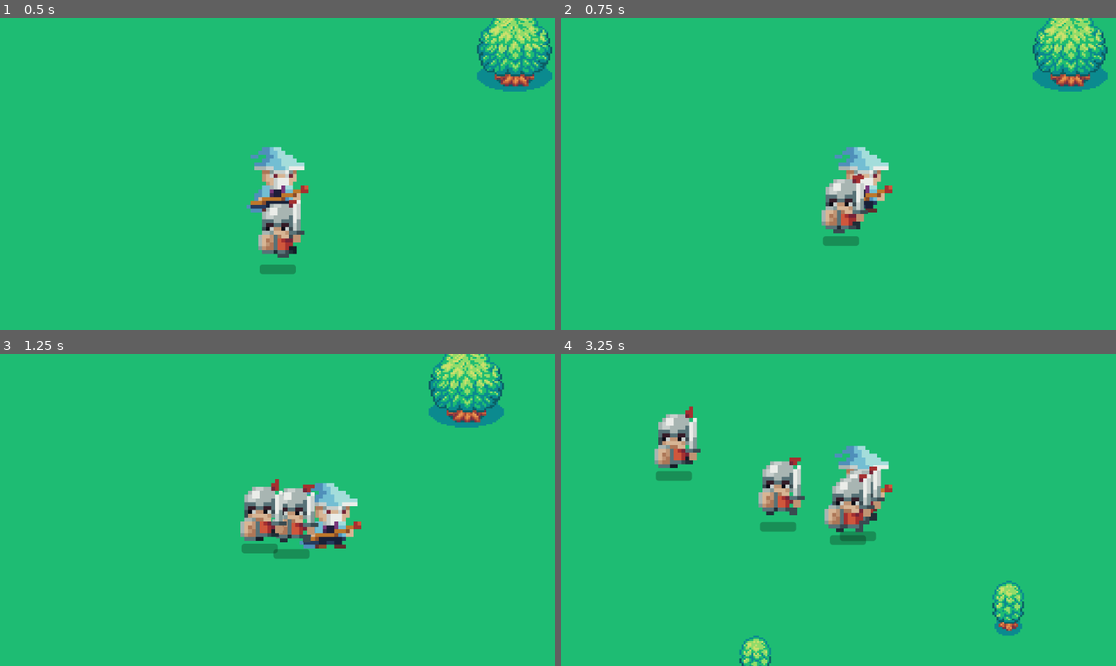
Above: before the commit, frames 1-4 (two rows, left to right).
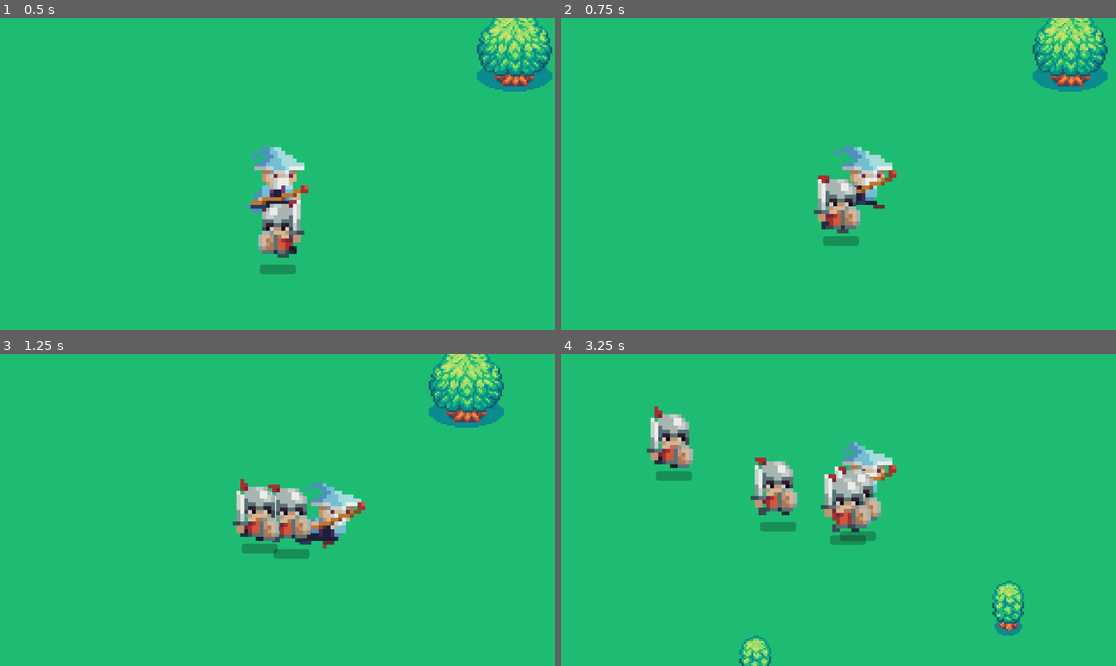
Above: after the commit, the same moments.

Repository: Luckac69/Congress_Application_Challenge_2023
Game: Godot game, scene res://World.tscn
Same seed, same stepped clock (60 frames per second), same inputs: the game is played once before the commit and once after it.
Inputs:
- Up to frame 1 (0.5 s): no input
- Up to frame 2 (0.75 s): hold D (right) from 0.53 s (still down)
- Up to frame 3 (1.25 s): keep holding D (right)
- Up to frame 4 (3.25 s): release D (right) at 1.28 s; hold S (down) 1.28-2.03 s; hold D (right) 2.03-2.78 s; hold W (up) from 2.78 s (still down)

Frame 1 is identical in both runs. In frame 2, 1.8% of the frame differs, in the area x 45-61%, y 41-70%; in frame 3, 2.9%; in frame 4, 4.3%, in the area x 15-61%, y 16-58%.

Commit message:
Added Enemy and Player Health  and Player Death
Detetced when player got hit by enemies and decreases hp. Player dies at 0 hp

Diff:
--- a/PreFabs/bad_guy_1.tscn
+++ b/PreFabs/bad_guy_1.tscn
@@ -9,24 +9,62 @@
 # var target = player
 @onready var animation = $AnimationPlayer
 @onready var target = $\"../Protaginast_guy\"
-var SPEED : float = 250
+@export var SPEED : float = 250
+@export var HEALTH : float = 100
+@export var DAMAGE : float = 15
+@export var EnemySprite : Sprite2D
+
+var player_inattack_zone = false
+var can_take_damage = true
+
 
 func _physics_process(delta):
+	deal_damage()
 	if target == null: target = get_tree().get_first_node_in_group(\"Player\")
 	if target != null:
 		animation.play(\"Walk\")
 		velocity = position.direction_to(target.position) * SPEED
+		if velocity.x > 1:
+			EnemySprite.flip_h = true
+		else:
+			EnemySprite.flip_h = false
 		move_and_slide()
 		#position += (target.position - position).normalized() * SPEED
 	# var player = get_parent().get_node(\"Protaginast_guy\")
 	# var target = player
 
+func update_health():
+	var healthbar = $HealthBar
 
-func _on_area_entered(area):
-	print(area.name)
+	healthbar.value = HEALTH
+
+	if HEALTH >= 100:
+		healthbar.visible = false
+	else:
+		healthbar.visible = true
 
 
+func _on_enemy_hitbox_area_entered(body):
+	if body.get_parent().has_method(\"Player\"):
+		player_inattack_zone = true
 
+func _on_enemy_hitbox_area_exited(body):
+	if body.get_parent().has_method(\"Player\"):
+		player_inattack_zone = false
+
+func deal_damage():
+	if player_inattack_zone == true:
+		if can_take_damage == true:
+			HEALTH = HEALTH - 20
+			update_health()
+			$DamageTakeCooldown.start()
+			can_take_damage = false
+			print(\"Enemy Health is \", HEALTH)
+			if HEALTH <= 0:
+				self.queue_free()
+
+func _on_damage_take_cooldown_timeout():
+	can_take_damage = true
 "
 
 [sub_resource type="Animation" id="Animation_22p5w"]
@@ -70,8 +108,9 @@
 [sub_resource type="CapsuleShape2D" id="CapsuleShape2D_jmwcj"]
 height = 32.6667
 
-[node name="Bad_guy_1" type="CharacterBody2D"]
+[node name="Bad_guy_1" type="CharacterBody2D" node_paths=PackedStringArray("EnemySprite")]
 script = SubResource("GDScript_vmnvc")
+EnemySprite = NodePath("RealDeal")
 metadata/_edit_group_ = true
 
 [node name="RealDeal" type="Sprite2D" parent="."]
@@ -85,10 +124,10 @@
 "": SubResource("AnimationLibrary_wpwl6")
 }
 
-[node name="Area2D" type="Area2D" parent="."]
+[node name="EnemyHitbox" type="Area2D" parent="."]
 script = ExtResource("2_1ml0n")
 
-[node name="Hitbox" type="CollisionShape2D" parent="Area2D"]
+[node name="Hitbox" type="CollisionShape2D" parent="EnemyHitbox"]
 position = Vector2(0, 6)
 scale = Vector2(3, 3)
 shape = SubResource("CapsuleShape2D_jmwcj")
@@ -113,4 +152,8 @@
 grow_vertical = 2
 show_percentage = false
 
-[connection signal="area_entered" from="Area2D" to="Area2D" method="_on_area_entered"]
+[node name="DamageTakeCooldown" type="Timer" parent="."]
+
+[connection signal="area_entered" from="EnemyHitbox" to="." method="_on_enemy_hitbox_area_entered"]
+[connection signal="area_exited" from="EnemyHitbox" to="." method="_on_enemy_hitbox_area_exited"]
+[connection signal="timeout" from="DamageTakeCooldown" to="." method="_on_damage_take_cooldown_timeout"]
--- a/PreFabs/protaginast_guy.tscn
+++ b/PreFabs/protaginast_guy.tscn
@@ -1,7 +1,7 @@
 [gd_scene load_steps=8 format=3 uid="uid://b5kb8m6wcp8br"]
 
 [ext_resource type="Script" path="res://Scripts/protaginast_guy.gd" id="1_gpdhi"]
-[ext_resource type="Texture2D" uid="uid://cwxwft34c6fyd" path="res://Artwork/Effects/wizard_idle-Sheet.png" id="2_od8m5"]
+[ext_resource type="Texture2D" uid="uid://bndt5y14kfhh8" path="res://Artwork/Enemies/wizard_sprite-Sheet.png" id="2_aaedg"]
 [ext_resource type="PackedScene" uid="uid://tm3lofwyxbms" path="res://PreFabs/trail_2d.tscn" id="3_m1w6j"]
 
 [sub_resource type="CircleShape2D" id="CircleShape2D_f8jt6"]
@@ -26,6 +26,21 @@
 
 [sub_resource type="Animation" id="Animation_d3s4r"]
 resource_name = "Walk"
+length = 1.75
+loop_mode = 1
+step = 0.05
+tracks/0/type = "value"
+tracks/0/imported = false
+tracks/0/enabled = true
+tracks/0/path = NodePath("Wizard:frame")
+tracks/0/interp = 1
+tracks/0/loop_wrap = true
+tracks/0/keys = {
+"times": PackedFloat32Array(0, 0.25, 0.5, 0.75, 1, 1.25, 1.5),
+"transitions": PackedFloat32Array(1, 1, 1, 1, 1, 1, 1),
+"update": 1,
+"values": [6, 7, 8, 9, 10, 10, 11]
+}
 
 [sub_resource type="AnimationLibrary" id="AnimationLibrary_a5ujs"]
 _data = {
@@ -37,8 +52,9 @@
 script = ExtResource("1_gpdhi")
 
 [node name="Wizard" type="Sprite2D" parent="."]
-texture = ExtResource("2_od8m5")
-hframes = 4
+texture = ExtResource("2_aaedg")
+hframes = 6
+vframes = 2
 
 [node name="Camera2D" type="Camera2D" parent="."]
 position_smoothing_enabled = true
@@ -46,10 +62,10 @@
 
 [node name="Trail2D" parent="." instance=ExtResource("3_m1w6j")]
 
-[node name="Area2D" type="Area2D" parent="."]
+[node name="PlayerHitbox" type="Area2D" parent="."]
 
-[node name="Attack_Collision" type="CollisionShape2D" parent="Area2D"]
-position = Vector2(5, -2)
+[node name="Attack_Collision" type="CollisionShape2D" parent="PlayerHitbox"]
+position = Vector2(4, 32)
 scale = Vector2(0.5, 0.5)
 shape = SubResource("CircleShape2D_f8jt6")
 debug_color = Color(0.988235, 0.113725, 0, 0.419608)
@@ -62,4 +78,9 @@
 
 [node name="regin_timer" type="Timer" parent="."]
 
+[node name="DamageTakeCooldown" type="Timer" parent="."]
+
+[connection signal="area_entered" from="PlayerHitbox" to="." method="_on_player_hitbox_area_entered"]
+[connection signal="area_exited" from="PlayerHitbox" to="." method="_on_player_hitbox_area_exited"]
 [connection signal="timeout" from="regin_timer" to="." method="_on_regin_timer_timeout"]
+[connection signal="timeout" from="DamageTakeCooldown" to="." method="_on_damage_take_cooldown_timeout"]
--- a/Scripts/protaginast_guy.gd
+++ b/Scripts/protaginast_guy.gd
@@ -2,19 +2,41 @@
 
 @onready var animation = $AnimationPlayer
 
-var health = 100
+var HEALTH = 100
+var can_take_damage = true
+var player_alive = true
+var enemy_in_attack_zone = false
 const SPEED = 300.0
 
 func _physics_process(delta):
+	#every frame these things run
+	deal_damage()
+	player_move()
+
+	#if player health is 0 then kill player
+	if HEALTH <= 0:
+		player_alive = false
+		HEALTH = 0
+		print("player killed")
+		self.queue_free()
+
+
+func player_move():
 	var yDirection = Input.get_axis("up","down")
+	var WizardSprite = $Wizard
 	if yDirection:
 		velocity.y = yDirection * SPEED
 	else:
 		velocity.y = move_toward(velocity.y,0,SPEED)
 
 	var xDirection = Input.get_axis("left", "right")
+
 	if xDirection:
 		velocity.x = xDirection * SPEED
+		if xDirection > 0:
+			WizardSprite.flip_h = false
+		else:
+			WizardSprite.flip_h = true
 	else:
 		velocity.x = move_toward(velocity.x, 0, SPEED)
 
@@ -29,16 +51,38 @@
 func update_health():
 	var healthbar = $healthbar
 
-	healthbar.value = health
+	healthbar.value = HEALTH
 
-	if health >= 100:
+	if HEALTH >= 100:
 		healthbar.visible = false
 	else:
 		healthbar.visible = true
 
 
 func _on_regin_timer_timeout():
-	if health < 100:
-		health = health + 5
-		if health > 100:
-			health = 100
+	if HEALTH < 100:
+		HEALTH = HEALTH + 5
+		if HEALTH > 100:
+			HEALTH = 100
+
+func _on_player_hitbox_area_entered(body):
+	print(body)
+	if body.get_parent().is_in_group("Enemy"):
+		enemy_in_attack_zone = true
+
+func _on_player_hitbox_area_exited(body):
+	if body.get_parent().is_in_group("Enemy"):
+		enemy_in_attack_zone = false
+
+func deal_damage():
+	if enemy_in_attack_zone == true:
+		if can_take_damage == true:
+			HEALTH = HEALTH - 20
+			$DamageTakeCooldown.start()
+			can_take_damage = false
+			print("Player Health is ", HEALTH)
+			if HEALTH <= 0:
+				self.queue_free()
+
+func _on_damage_take_cooldown_timeout():
+	can_take_damage = true
Renamed: knight_spear_sprite-Sheet.png -> Artwork/Enemies/knight_spear_sprite-Sheet.png
Not shown, changed: Artwork/Enemies/knight_spear_sprite-Sheet.png.import
Renamed: knight_sword_sprite-Sheet.png -> Artwork/Enemies/knight_sword_sprite-Sheet.png
Not shown, changed: Artwork/Enemies/knight_sword_sprite-Sheet.png.import
Renamed: wizard_sprite-Sheet.png -> Artwork/Enemies/wizard_sprite-Sheet.png
Not shown, changed: Artwork/Enemies/wizard_sprite-Sheet.png.import
